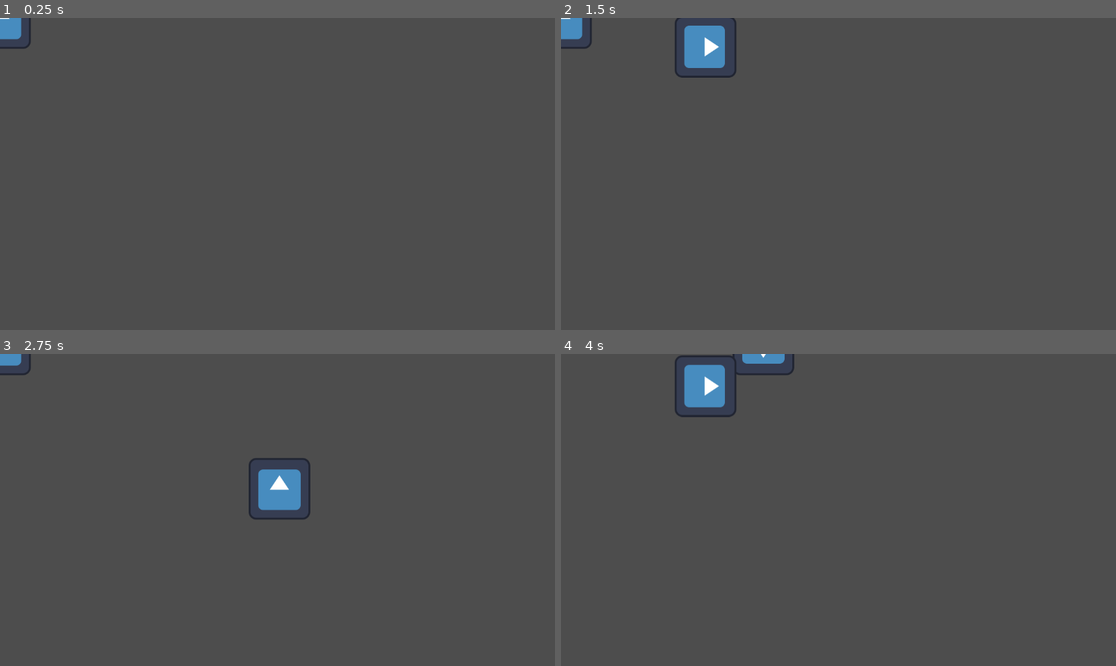
Above: before the commit, frames 1-4 (two rows, left to right).
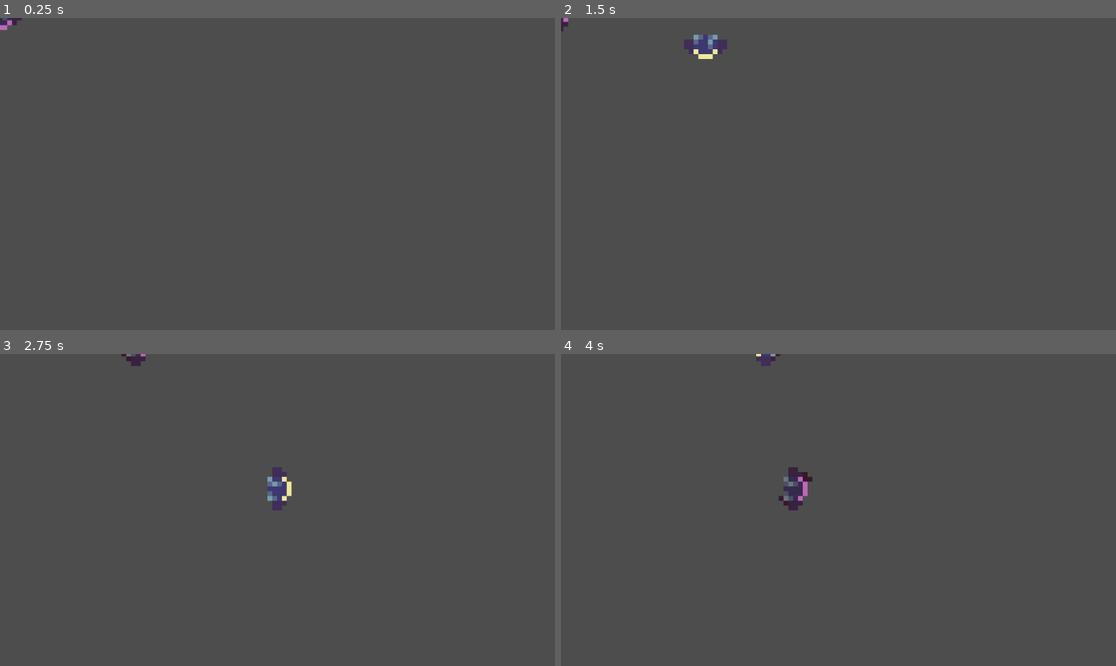
Above: after the commit, the same moments.

Repository: Captainexpo-1/Labyrinth-Counterspell-Game
Game: Godot game, scene res://Scenes/main.tscn
The game is run twice, just before and just after one commit, with the same random seed, the same clock (stepped at 60 frames per second) and the same inputs. The engine's default icon, where the game draws it, is replaced by a stand-in: a white triangle on a blue panel in a dark square.
Inputs:
- Up to frame 1 (0.25 s): no input
- Up to frame 2 (1.5 s): tap Enter at 0.5 s; hold Right (ui_right) 0.53-1.28 s; hold Down (ui_down) from 1.28 s (still down)
- Up to frame 3 (2.75 s): release Down (ui_down) at 2.03 s; hold Right (ui_right) from 2.03 s (still down)
- Up to frame 4 (4 s): release Right (ui_right) at 2.78 s; hold Up (ui_up) 2.78-3.53 s; hold Left (ui_left) from 3.53 s (still down)

The runs differ from the first frame. In frame 1, 0.3% of the frame differs, in the area x 0-6%, y 0-10%; in frame 2, 1.5%; in frame 3, 1.6%; in frame 4, 2.1%, in the area x 20-46%, y 0-51%.

Commit message:
enemy sprites and stuff

Diff:
--- a/Scenes/BadPlayerController.gd
+++ b/Scenes/BadPlayerController.gd
@@ -3,7 +3,7 @@
 var player_positions = []
 var player_node = null
 
-var delay = 150
+var delay = 1.5*60
 
 # Called when the node enters the scene tree for the first time.
 func _ready() -> void:
@@ -24,5 +24,9 @@
 	if player_positions.size() == delay:
 		var info = player_positions[0]
 		position = info[0]
-		$Sprite2D.rotation = info[1]
+		$GFX.rotation = info[1]
+		if info[2].length() != 0:
+			$GFX.play("default")
+		else:
+			$GFX.stop()
 	pass
--- a/Scenes/PlayerController.gd
+++ b/Scenes/PlayerController.gd
@@ -12,7 +12,7 @@
 	set_meta("canmove", false)
 
 func get_data():
-	return [position, rotation]
+	return [position, rotation, velocity]
 
 func _physics_process(delta):
 	var dy = Input.get_axis("ui_down", "ui_up")
@@ -34,5 +34,10 @@
 
 	look_at(position + velocity)
 
+	if movement.length() != 0:
+		$GFXContainer/GFX.play("default")
+	else:
+		$GFXContainer/GFX.stop()
+
 	# Move the character
 	move_and_slide()
--- a/Scenes/main.tscn
+++ b/Scenes/main.tscn
@@ -1,10 +1,75 @@
-[gd_scene load_steps=6 format=3 uid="uid://cdj5ocoun602x"]
+[gd_scene load_steps=15 format=3 uid="uid://cdj5ocoun602x"]
 
 [ext_resource type="Script" path="res://Scenes/PlayerController.gd" id="1_s17gv"]
-[ext_resource type="Texture2D" uid="uid://cxepsknjyl63a" path="res://icon.svg" id="2_hkc2s"]
+[ext_resource type="Texture2D" uid="uid://djnsb8qmtvksp" path="res://Sprites/mc_sheet.png" id="2_o2fuc"]
 [ext_resource type="Script" path="res://Scenes/BadPlayerController.gd" id="3_o85bq"]
+[ext_resource type="Texture2D" uid="uid://bannrjgg0an6t" path="res://Sprites/enemy_sheet.png" id="4_q5db6"]
+
+[sub_resource type="AtlasTexture" id="AtlasTexture_57jt3"]
+atlas = ExtResource("2_o2fuc")
+region = Rect2(1, 1, 9, 7)
+
+[sub_resource type="AtlasTexture" id="AtlasTexture_7c7ws"]
+atlas = ExtResource("2_o2fuc")
+region = Rect2(1, 17, 9, 7)
+
+[sub_resource type="AtlasTexture" id="AtlasTexture_uqy5n"]
+atlas = ExtResource("2_o2fuc")
+region = Rect2(1, 9, 9, 7)
+
+[sub_resource type="SpriteFrames" id="SpriteFrames_tvr4v"]
+animations = [{
+"frames": [{
+"duration": 1.0,
+"texture": SubResource("AtlasTexture_57jt3")
+}, {
+"duration": 1.0,
+"texture": SubResource("AtlasTexture_7c7ws")
+}, {
+"duration": 1.0,
+"texture": SubResource("AtlasTexture_57jt3")
+}, {
+"duration": 1.0,
+"texture": SubResource("AtlasTexture_uqy5n")
+}],
+"loop": true,
+"name": &"default",
+"speed": 5.0
+}]
 
 [sub_resource type="CircleShape2D" id="CircleShape2D_ibls4"]
+
+[sub_resource type="AtlasTexture" id="AtlasTexture_8hyml"]
+atlas = ExtResource("4_q5db6")
+region = Rect2(1, 1, 7, 9)
+
+[sub_resource type="AtlasTexture" id="AtlasTexture_p8dwi"]
+atlas = ExtResource("4_q5db6")
+region = Rect2(1, 21, 7, 9)
+
+[sub_resource type="AtlasTexture" id="AtlasTexture_srwqm"]
+atlas = ExtResource("4_q5db6")
+region = Rect2(1, 11, 7, 9)
+
+[sub_resource type="SpriteFrames" id="SpriteFrames_sg7nn"]
+animations = [{
+"frames": [{
+"duration": 1.0,
+"texture": SubResource("AtlasTexture_8hyml")
+}, {
+"duration": 1.0,
+"texture": SubResource("AtlasTexture_p8dwi")
+}, {
+"duration": 1.0,
+"texture": SubResource("AtlasTexture_8hyml")
+}, {
+"duration": 1.0,
+"texture": SubResource("AtlasTexture_srwqm")
+}],
+"loop": true,
+"name": &"default",
+"speed": 5.0
+}]
 
 [sub_resource type="CircleShape2D" id="CircleShape2D_e2wdg"]
 
@@ -16,18 +81,28 @@
 metadata/moving = false
 metadata/canmove = true
 
+[node name="GFXContainer" type="Node2D" parent="Player"]
+
+[node name="GFX" type="AnimatedSprite2D" parent="Player/GFXContainer"]
+texture_filter = 1
+rotation = 1.5708
+scale = Vector2(10, 10)
+sprite_frames = SubResource("SpriteFrames_tvr4v")
+frame_progress = 0.543304
+
 [node name="PlayerCollider" type="CollisionShape2D" parent="Player"]
 shape = SubResource("CircleShape2D_ibls4")
-
-[node name="Sprite2D" type="Sprite2D" parent="Player"]
-texture = ExtResource("2_hkc2s")
 
 [node name="BadPlayer" type="StaticBody2D" parent="."]
 script = ExtResource("3_o85bq")
 metadata/Player = NodePath("../Player")
 
+[node name="GFX" type="AnimatedSprite2D" parent="BadPlayer"]
+texture_filter = 1
+rotation = 1.5708
+scale = Vector2(10, 10)
+sprite_frames = SubResource("SpriteFrames_sg7nn")
+speed_scale = 2.0
+
 [node name="CollisionShape2D" type="CollisionShape2D" parent="BadPlayer"]
 shape = SubResource("CircleShape2D_e2wdg")
-
-[node name="Sprite2D" type="Sprite2D" parent="BadPlayer"]
-texture = ExtResource("2_hkc2s")
